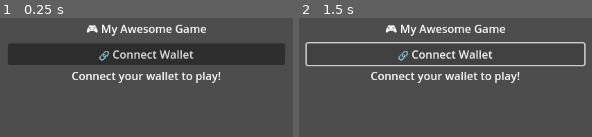
Above: before the commit, frames 1-2 (left to right).
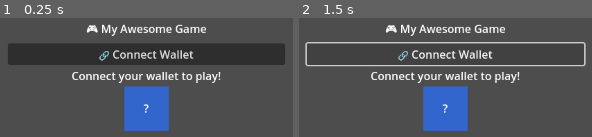
Above: after the commit, the same moments.

Repository: Delvin233/BaseKit
Game: Godot game, scene res://simple_demo.tscn
Same seed, same stepped clock (60 frames per second), same inputs: the game is played once before the commit and once after it. This scene is started directly instead of the project's main scene.
Inputs:
- Up to frame 1 (0.25 s): no input
- Up to frame 2 (1.5 s): tap Enter at 0.5 s; click "🔗 Connect Wallet" at 1.25 s

The runs differ from the first frame. In frame 1, 5.8% of the frame differs, in the area x 42-58%, y 57-95%; in frame 2, 5.8%.

Commit message:
feat: successful avatar-loading placeholder since integrating onChain avatar-loading was quite problematic

Diff:
--- a/base-kit-godot-sdk/basekit/browser_oauth_connector.gd
+++ b/base-kit-godot-sdk/basekit/browser_oauth_connector.gd
@@ -181,7 +181,7 @@
 			<p id="statusText">Checking for MetaMask...</p>
 		</div>
 
-		<button id="connectBtn" onclick="connectWallet()">🦊 Connect MetaMask</button>
+		<button id="connectBtn" onclick="connectWallet()">Connect MetaMask</button>
 		<button onclick="window.close()">Cancel</button>
 
 		<div style="margin-top: 30px; font-size: 14px; color: #888;">
--- a/base-kit-godot-sdk/basekit/smart_basename_resolver.gd
+++ b/base-kit-godot-sdk/basekit/smart_basename_resolver.gd
@@ -97,6 +97,9 @@
 	name_cache[address] = formatted
 	name_resolved.emit(address, formatted)
 
+	# Also generate avatar for wallet addresses
+	resolve_avatar(formatted)
+
 # Avatar resolution with real IPFS support
 func resolve_avatar(base_name: String) -> void:
 	print("[SmartResolver] Resolving avatar for: ", base_name)
@@ -106,12 +109,12 @@
 		avatar_resolved.emit(base_name, avatar_cache[base_name])
 		return
 
-	# For .base.eth names, try to get real avatar
+	# Always try to get real avatar first, then fallback
 	if base_name.ends_with(".base.eth"):
 		_try_ens_avatar(base_name)
 	else:
-		# Generate deterministic avatar for non-ENS addresses
-		var avatar_url = "https://api.dicebear.com/7.x/identicon/svg?seed=" + base_name
+		# Generate deterministic avatar for non-ENS addresses (PNG format)
+		var avatar_url = "https://api.dicebear.com/7.x/identicon/png?seed=" + base_name + "&size=64"
 		avatar_cache[base_name] = avatar_url
 		avatar_resolved.emit(base_name, avatar_url)
 
@@ -199,14 +202,16 @@
 func _handle_ens_avatar_response(response_code: int, body: PackedByteArray, name: String):
 	if response_code == 200:
 		# Got avatar from ENS metadata service
-		var avatar_url = body.get_string_from_utf8()
-		if avatar_url != "":
+		var avatar_url = body.get_string_from_utf8().strip_edges()
+		if avatar_url != "" and not avatar_url.begins_with("<"):
+			print("[SmartResolver] Found ENS avatar: ", avatar_url)
 			avatar_cache[name] = avatar_url
 			avatar_resolved.emit(name, avatar_url)
 			return
 
-	# Fallback to generated avatar
-	var fallback_url = "https://api.dicebear.com/7.x/identicon/svg?seed=" + name
+	print("[SmartResolver] No ENS avatar found, using generated avatar")
+	# Fallback to generated avatar (PNG format)
+	var fallback_url = "https://api.dicebear.com/7.x/identicon/png?seed=" + name + "&size=64"
 	avatar_cache[name] = fallback_url
 	avatar_resolved.emit(name, fallback_url)
 
--- a/base-kit-godot-sdk/simple_demo.gd
+++ b/base-kit-godot-sdk/simple_demo.gd
@@ -2,7 +2,8 @@
 
 @onready var basekit_button = $VBoxContainer/BaseKitButton
 @onready var welcome_label = $VBoxContainer/WelcomeLabel
-@onready var avatar_display = $VBoxContainer/AvatarDisplay
+@onready var avatar_bg = $VBoxContainer/AvatarContainer/AvatarBG
+@onready var avatar_text = $VBoxContainer/AvatarContainer/AvatarText
 @onready var game_area = $VBoxContainer/GameArea
 
 func _ready():
@@ -27,17 +28,27 @@
 func _on_wallet_disconnected():
 	print("🎮 Player disconnected")
 	welcome_label.text = "Connect your wallet to play!"
-	avatar_display.texture = null
+	avatar_text.text = "?"
+	avatar_bg.color = Color(0.3, 0.3, 0.3, 0.5)
 	_update_game_state()
 
 func _on_avatar_loaded(texture: Texture2D):
-	print("🎮 Avatar loaded!")
-	avatar_display.texture = texture
+	print("🎮 Avatar loaded (but using text instead)")
+	# We're using text avatars now, so ignore this
+
+func _create_text_avatar(name: String):
+	# Create simple text avatar from first 3 letters
+	var letters = name.substr(0, 3).to_upper()
+	avatar_text.text = letters
+	avatar_bg.color = Color(0.2, 0.4, 0.8)  # Blue background
+	print("🎮 Created text avatar: ", letters)
 
 func _on_basename_resolved(address: String, name: String):
 	print("🎮 Base Name resolved: ", name)
 	# Update welcome message with the resolved name
 	welcome_label.text = "Welcome, " + name + "!"
+	# Create simple text avatar
+	_create_text_avatar(name)
 
 func _update_game_state():
 	var is_connected = BaseKit.is_wallet_connected()
--- a/base-kit-godot-sdk/simple_demo.tscn
+++ b/base-kit-godot-sdk/simple_demo.tscn
@@ -1,13 +1,15 @@
-[gd_scene load_steps=3 format=3 uid="uid://simple_demo"]
+[gd_scene load_steps=3 format=3 uid="uid://cbh1pnl2688n4"]
 
-[ext_resource type="Script" path="res://simple_demo.gd" id="1_demo"]
-[ext_resource type="PackedScene" path="res://ui/basekit_button.tscn" id="2_button"]
+[ext_resource type="Script" uid="uid://cnhfqy7cyset3" path="res://simple_demo.gd" id="1_demo"]
+[ext_resource type="PackedScene" uid="uid://c30yebwmbtxq" path="res://ui/basekit_button.tscn" id="2_button"]
 
 [node name="SimpleDemo" type="Control"]
 layout_mode = 3
 anchors_preset = 15
 anchor_right = 1.0
 anchor_bottom = 1.0
+grow_horizontal = 2
+grow_vertical = 2
 script = ExtResource("1_demo")
 
 [node name="VBoxContainer" type="VBoxContainer" parent="."]
@@ -21,6 +23,8 @@
 offset_top = -150.0
 offset_right = 200.0
 offset_bottom = 150.0
+grow_horizontal = 2
+grow_vertical = 2
 
 [node name="Title" type="Label" parent="VBoxContainer"]
 layout_mode = 2
@@ -29,21 +33,37 @@
 
 [node name="BaseKitButton" parent="VBoxContainer" instance=ExtResource("2_button")]
 layout_mode = 2
+text = "🦕 BaseKit Button"
 
 [node name="WelcomeLabel" type="Label" parent="VBoxContainer"]
 layout_mode = 2
 text = "Connect your wallet to play!"
 horizontal_alignment = 1
 
-[node name="AvatarDisplay" type="TextureRect" parent="VBoxContainer"]
+[node name="AvatarContainer" type="Control" parent="VBoxContainer"]
 custom_minimum_size = Vector2(64, 64)
 layout_mode = 2
 size_flags_horizontal = 4
-stretch_mode = 5
+
+[node name="AvatarBG" type="ColorRect" parent="VBoxContainer/AvatarContainer"]
+layout_mode = 1
+anchors_preset = 15
+anchor_right = 1.0
+anchor_bottom = 1.0
+color = Color(0.2, 0.4, 0.8, 1)
+
+[node name="AvatarText" type="Label" parent="VBoxContainer/AvatarContainer"]
+layout_mode = 1
+anchors_preset = 15
+anchor_right = 1.0
+anchor_bottom = 1.0
+text = "?"
+horizontal_alignment = 1
+vertical_alignment = 1
 
 [node name="GameArea" type="Panel" parent="VBoxContainer"]
+custom_minimum_size = Vector2(0, 200)
 layout_mode = 2
-custom_minimum_size = Vector2(0, 200)
 
 [node name="GameContent" type="Label" parent="VBoxContainer/GameArea"]
 layout_mode = 1
@@ -56,6 +76,8 @@
 offset_top = -50.0
 offset_right = 100.0
 offset_bottom = 50.0
+grow_horizontal = 2
+grow_vertical = 2
 text = "🎯 Game Content Here
 🏆 High Scores
 🎮 Play Now"
